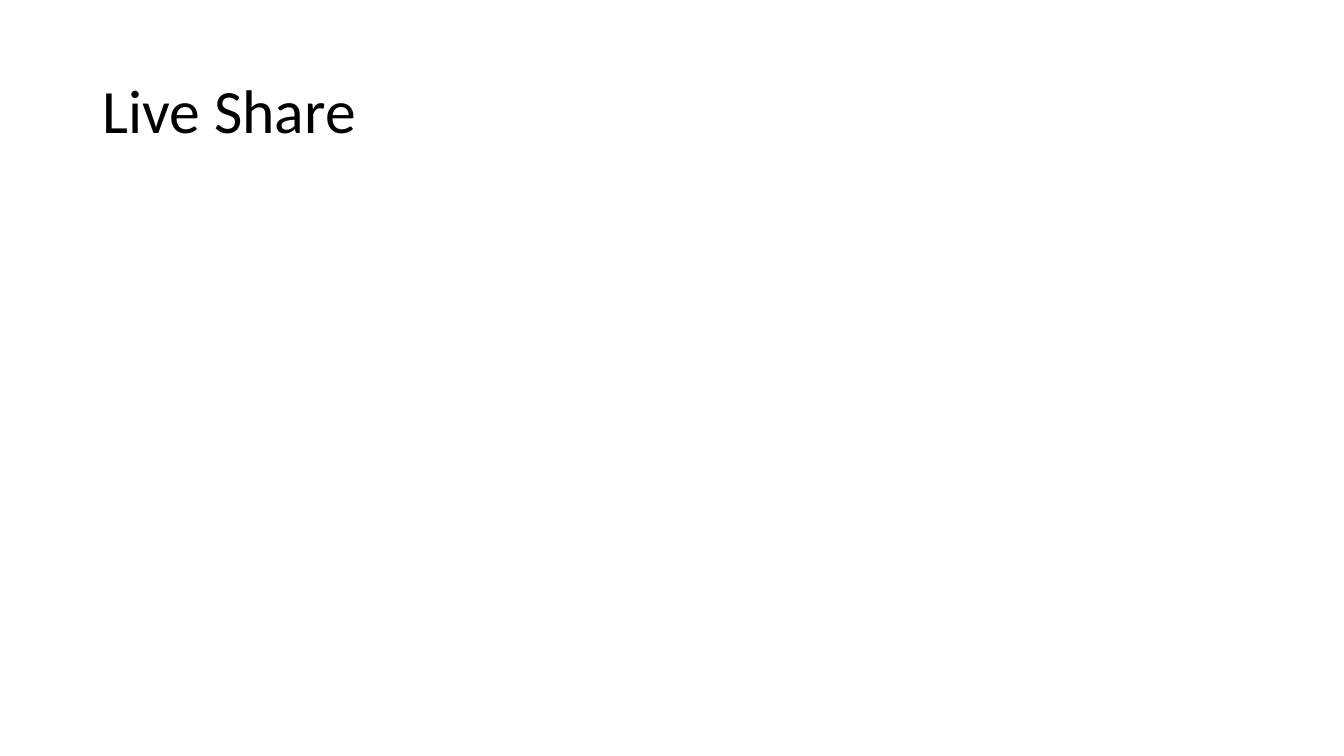
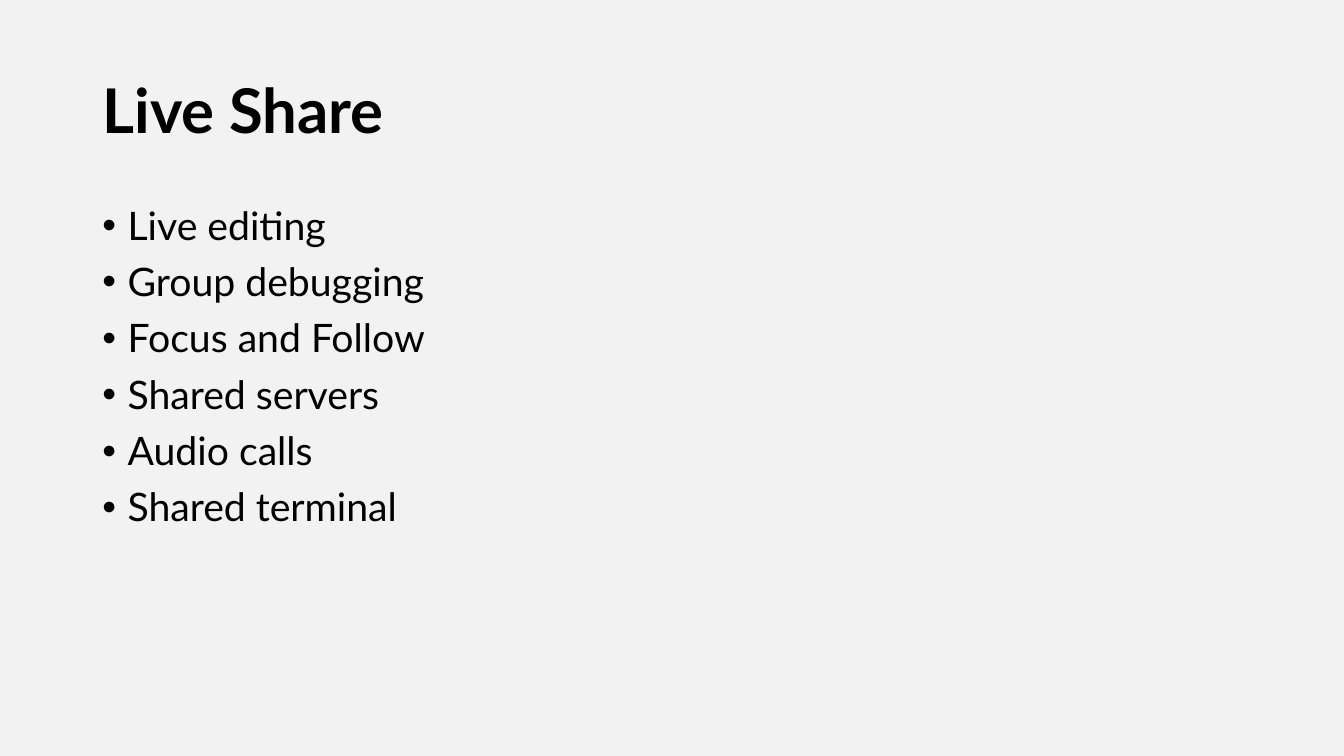
Before and after one commit to NYCDotNetDevs/VisualStudio2019, a slide deck: slide 16 of Slides/VisualStudio2019NYCLaunchEvent.pptx (slide 10 before the commit). Drawn at 1344x756 pixels with LibreOffice and Linux fonts; fonts in the diff are those of the drawing. Boxes give left, top, right and bottom in pixels: in the first picture for what was removed or moved away, otherwise in the second. Text is boxed around its words. In the diff, an @@ line names an element or a change of style, - is before the commit and + after.

```diff
--- a/Slides/VisualStudio2019NYCLaunchEvent.pptx
+++ b/Slides/VisualStudio2019NYCLaunchEvent.pptx
@@ background #FFFFFF to #F2F2F2 @@
@@ title "Live Share" at [102, 87, 384, 134]: font Calibri to Lato, bold on @@
@@ text added at [128, 211, 425, 522], 28 pt, text #000000 @@
+• Live editing
+• Group debugging
+• Focus and Follow
+• Shared servers
+• Audio calls
+• Shared terminal
```
Also in this commit, not shown: 6 other slides changed, 10 slides added, 3 slides removed.
